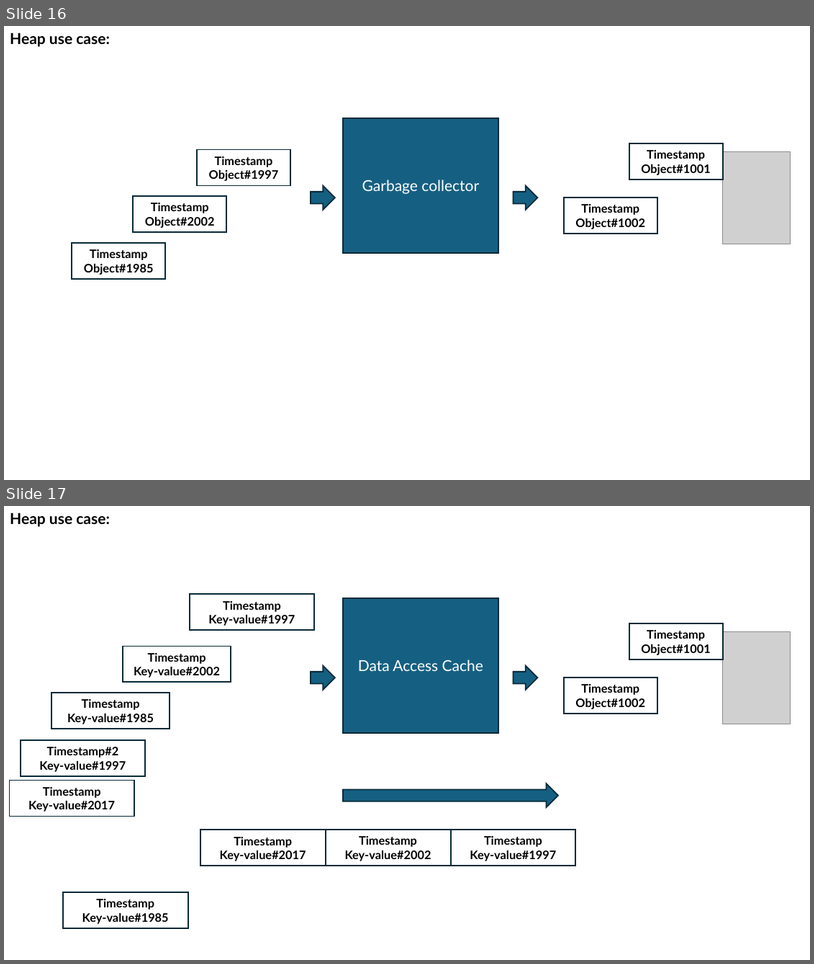
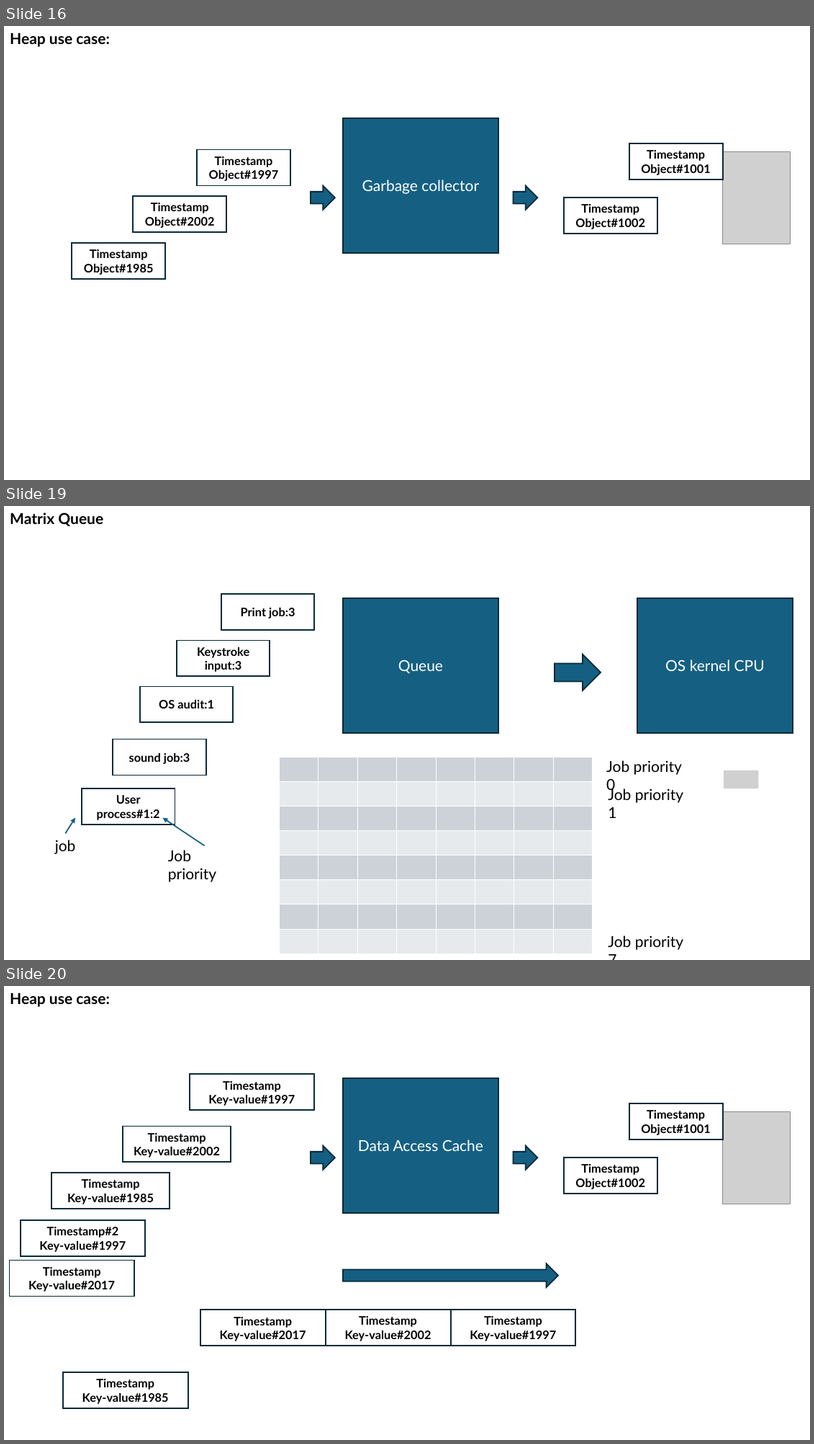
Before and after one commit to mo-mosverkstad/my_data_structure, a slide deck: ppt/dataStructure.pptx. Shown one above the other, each under a label of ours: slides 16 and 17 before the commit, slides 16, 19 and 20 after it; the slides between them are not shown. The pictures are 814x964 and 814x1444 pixels, drawn with LibreOffice and Linux fonts; fonts in the diff are those of the drawing; grey boxes stand for pictures. Boxes give left, top, right and bottom in pixels: in the first picture for what was removed or moved away, otherwise in the second. Text is boxed around its words. In the diff, an @@ line names an element or a change of style, - is before the commit and + after.

```diff
--- a/ppt/dataStructure.pptx
+++ b/ppt/dataStructure.pptx
@@ slide 19 added at (4,506,810,960), background #FFFFFF @@
@@ text added at (10,512,103,526), 18 pt, text #000000, bold @@
+Matrix Queue
@@ rectangle added at (221,595,315,631), outline #092A39 1.5 pt, 14 pt, text #000000, bold @@
+Print job:3
@@ rectangle added at (343,598,499,733), fill #156082, outline #092A39 1.5 pt, 18 pt, text #FFFFFF @@
+Queue
@@ rectangle added at (638,598,793,733), fill #156082, outline #092A39 1.5 pt, 18 pt, text #FFFFFF @@
+OS kernel CPU
@@ rectangle added at (177,641,270,677), outline #092A39 1.5 pt, 14 pt, text #000000, bold @@
+Keystroke input:3
@@ right arrow added at (555,654,601,690), fill #156082, outline #092A39 1.5 pt @@
@@ rectangle added at (140,686,233,723), outline #092A39 1.5 pt, 14 pt, text #000000, bold @@
+OS audit:1
@@ rectangle added at (113,739,206,775), outline #092A39 1.5 pt, 14 pt, text #000000, bold @@
+sound job:3
@@ table added at (279,757,594,953), 8 rows, 8 columns @@
+ |  |  |  |  |  |  | 
+ |  |  |  |  |  |  | 
+ |  |  |  |  |  |  | 
+ |  |  |  |  |  |  | 
+ |  |  |  |  |  |  | 
+ |  |  |  |  |  |  | 
+ |  |  |  |  |  |  | 
+ |  |  |  |  |  |  | 
@@ text added at (607,760,682,793), 18 pt, text #000000 @@
+Job priority 0
@@ picture added at (724,770,759,788) @@
@@ rectangle added at (82,788,175,825), outline #092A39 1.5 pt, 14 pt, text #000000, bold @@
+User process#1:2
@@ text added at (608,787,684,818), 18 pt, text #000000 @@
+Job priority 1
@@ arrow added from (66, 834) to (75, 818), #156082 1.5 pt @@
@@ arrow added from (205, 845) to (163, 818), #156082 1.5 pt @@
@@ text added at (55,839,76,854), 18 pt, text #000000 @@
+job
@@ text added at (168,849,216,882), 18 pt, text #000000 @@
+Job priority
@@ text added at (608,935,684,950), 18 pt, text #000000 @@
+Job priority 7
@@ what was slide 17 is now slide 20 @@
```
Also in this commit, not shown: 7 slides changed, 10 other slides added.
